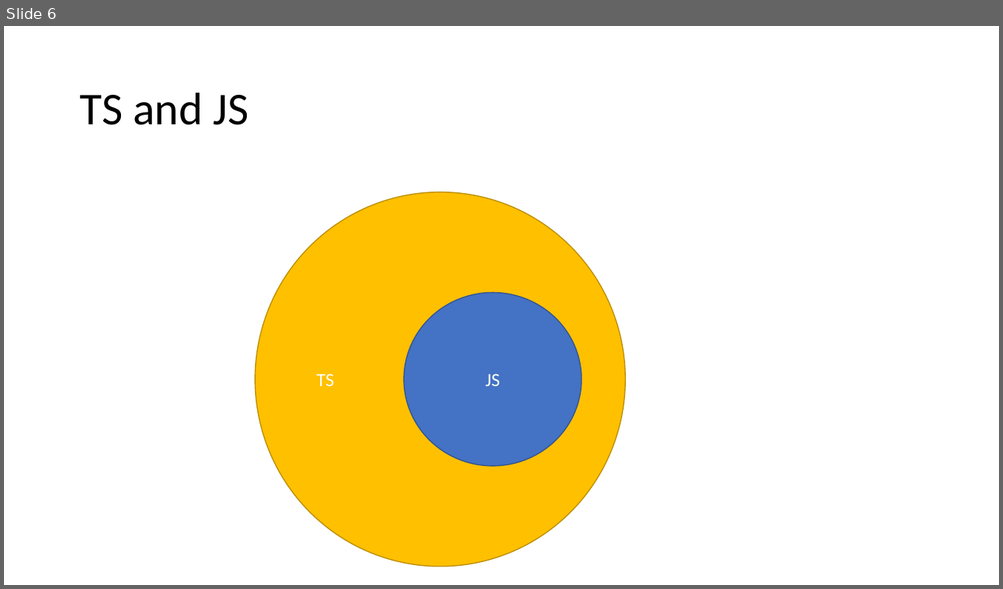
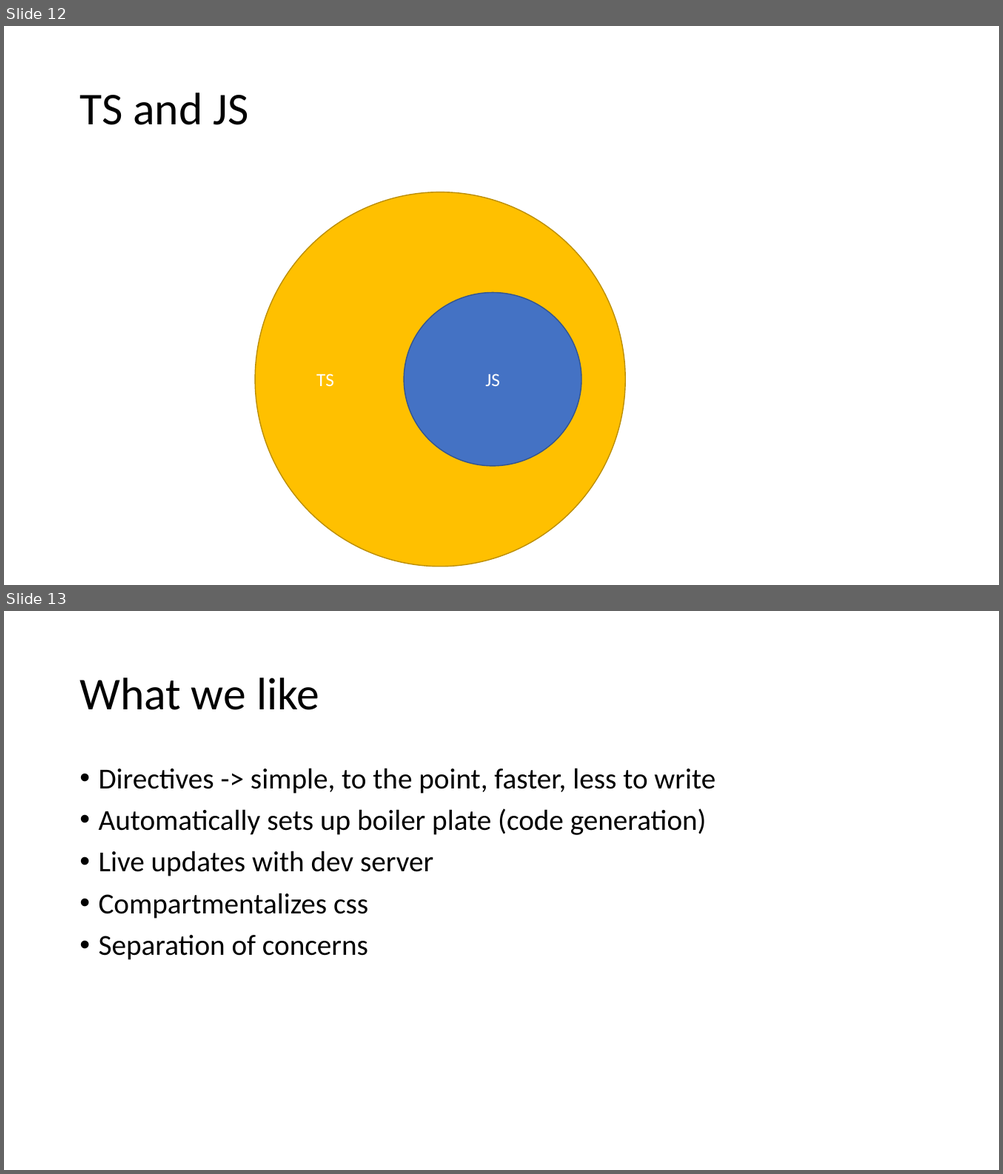
Before and after one commit to 200914ROC2/Training, a slide deck: 6Week-Angular/6w.pptx. Shown one above the other, each under a label of ours: slide 6 before the commit, slides 12 and 13 after it. The pictures are 1003x589 and 1003x1174 pixels, drawn with LibreOffice and Linux fonts; fonts in the diff are those of the drawing. Boxes give left, top, right and bottom in pixels: in the first picture for what was removed or moved away, otherwise in the second. Text is boxed around its words. In the diff, an @@ line names an element or a change of style, - is before the commit and + after.

```diff
--- a/6Week-Angular/6w.pptx
+++ b/6Week-Angular/6w.pptx
@@ slide 13 added at (4, 611, 999, 1170), background #FFFFFF @@
@@ title added at (79, 678, 319, 710), 44 pt, text #000000 @@
+What we like
@@ text added at (99, 768, 715, 960), 28 pt, text #000000 @@
+• Directives -> simple, to the point, faster, less to write
+• Automatically sets up boiler plate (code generation)
+• Live updates with dev server
+• Compartmentalizes css
+• Separation of concerns
@@ what was slide 6 is now slide 12 @@
```
Also in this commit, not shown: 7 other slides added.
